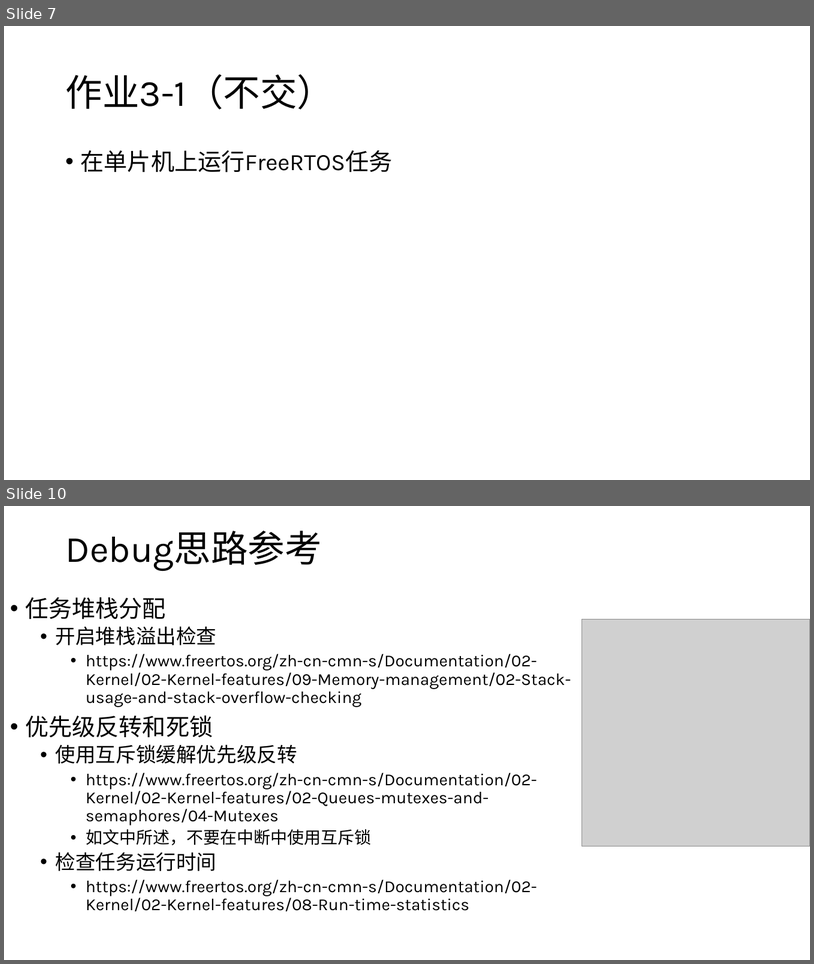
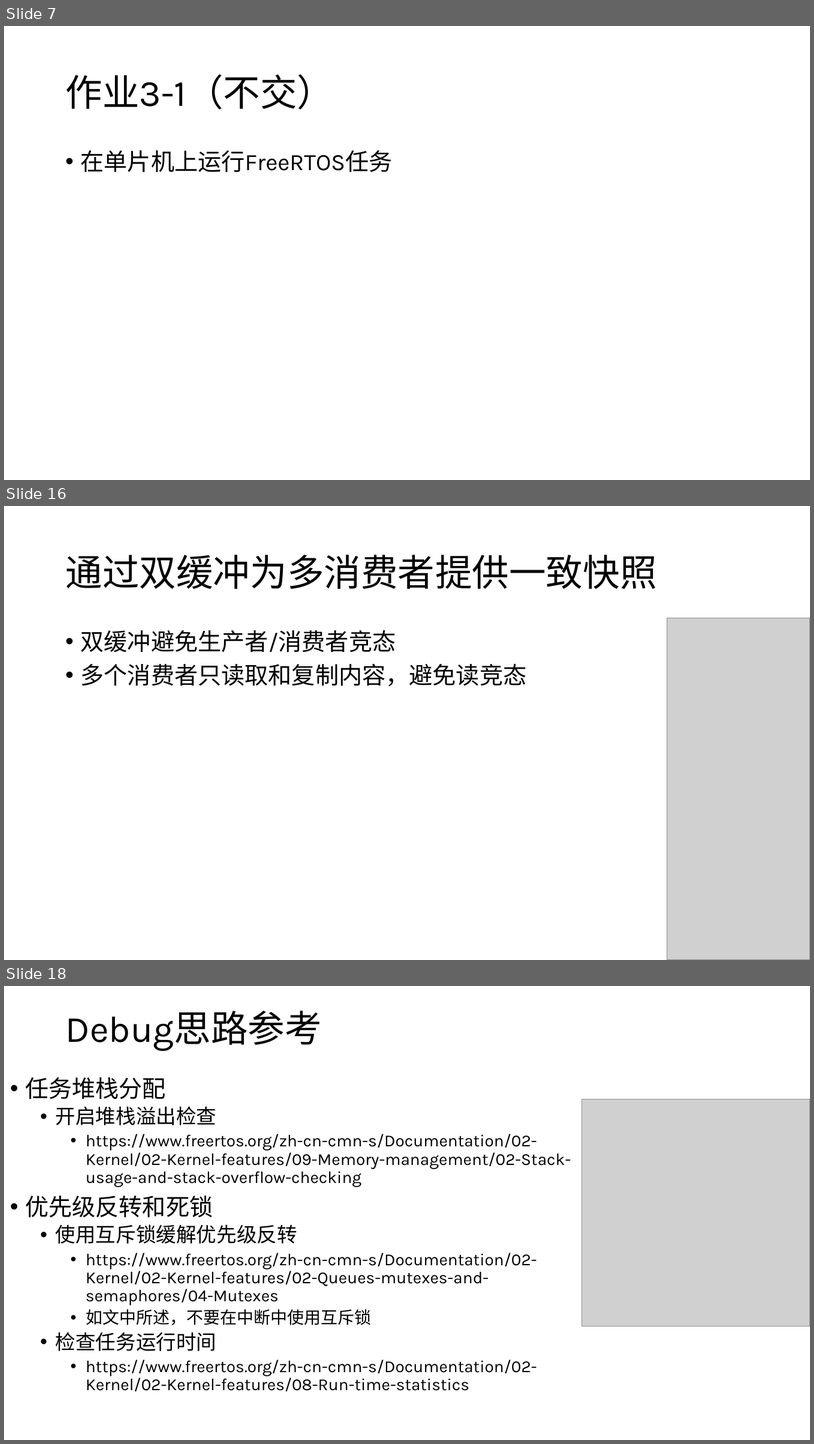
Before and after one commit to JLU-Robomaster-Embedded/embedded_tutorial, a slide deck: 3_RTOS与嵌入式程序设计.pptx. Shown one above the other, each under a label of ours: slides 7 and 10 before the commit, slides 7, 16 and 18 after it; the slides between them are not shown. The pictures are 814x964 and 814x1444 pixels, drawn with LibreOffice and Linux fonts; fonts in the diff are those of the drawing; grey boxes stand for pictures. Boxes give left, top, right and bottom in pixels: in the first picture for what was removed or moved away, otherwise in the second. Text is boxed around its words. In the diff, an @@ line names an element or a change of style, - is before the commit and + after.

```diff
--- a/3_RTOS与嵌入式程序设计.pptx
+++ b/3_RTOS与嵌入式程序设计.pptx
@@ slide 16 added at [4,506,810,960], background #FFFFFF @@
@@ title added at [65,555,657,589], 44 pt, text #000000 @@
+通过双缓冲为多消费者提供一致快照
@@ text added at [81,630,527,686], 28 pt, text #000000 @@
+• 双缓冲避免生产者/消费者竞态
+• 多个消费者只读取和复制内容，避免读竞态
@@ picture added at [668,618,810,960] @@
@@ what was slide 10 is now slide 18 @@
```
Also in this commit, not shown: 2 slides changed, 10 other slides added.
